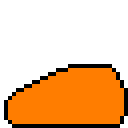
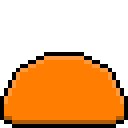
Layers edited between the first and the second 128×128 image:
renamed "Layer 3" to "Right3", hid it, painted on it over [4, 64, 128, 128]
added layer "Idle1" above "Jump" over [0, 52, 128, 128]
